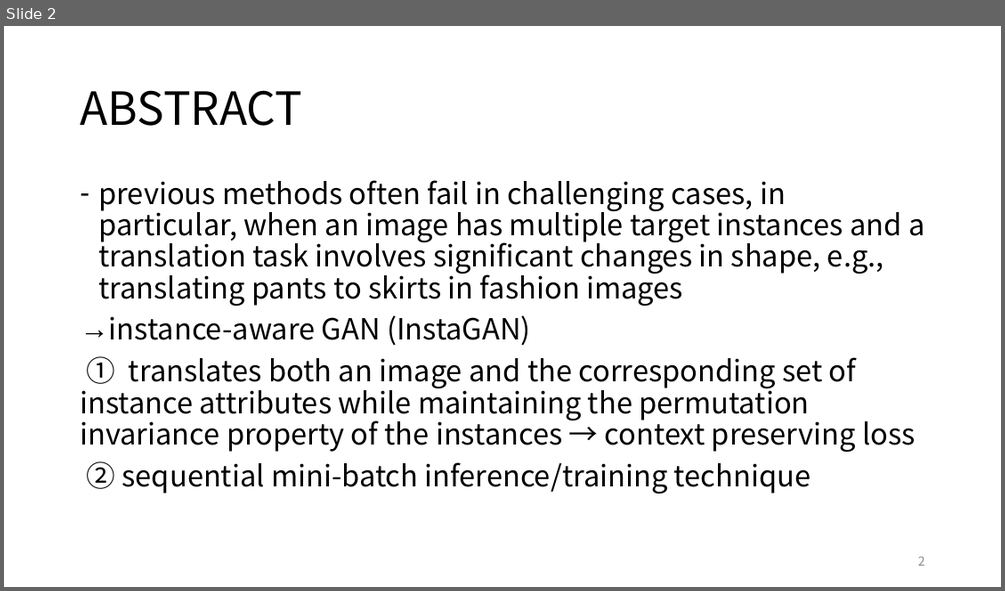
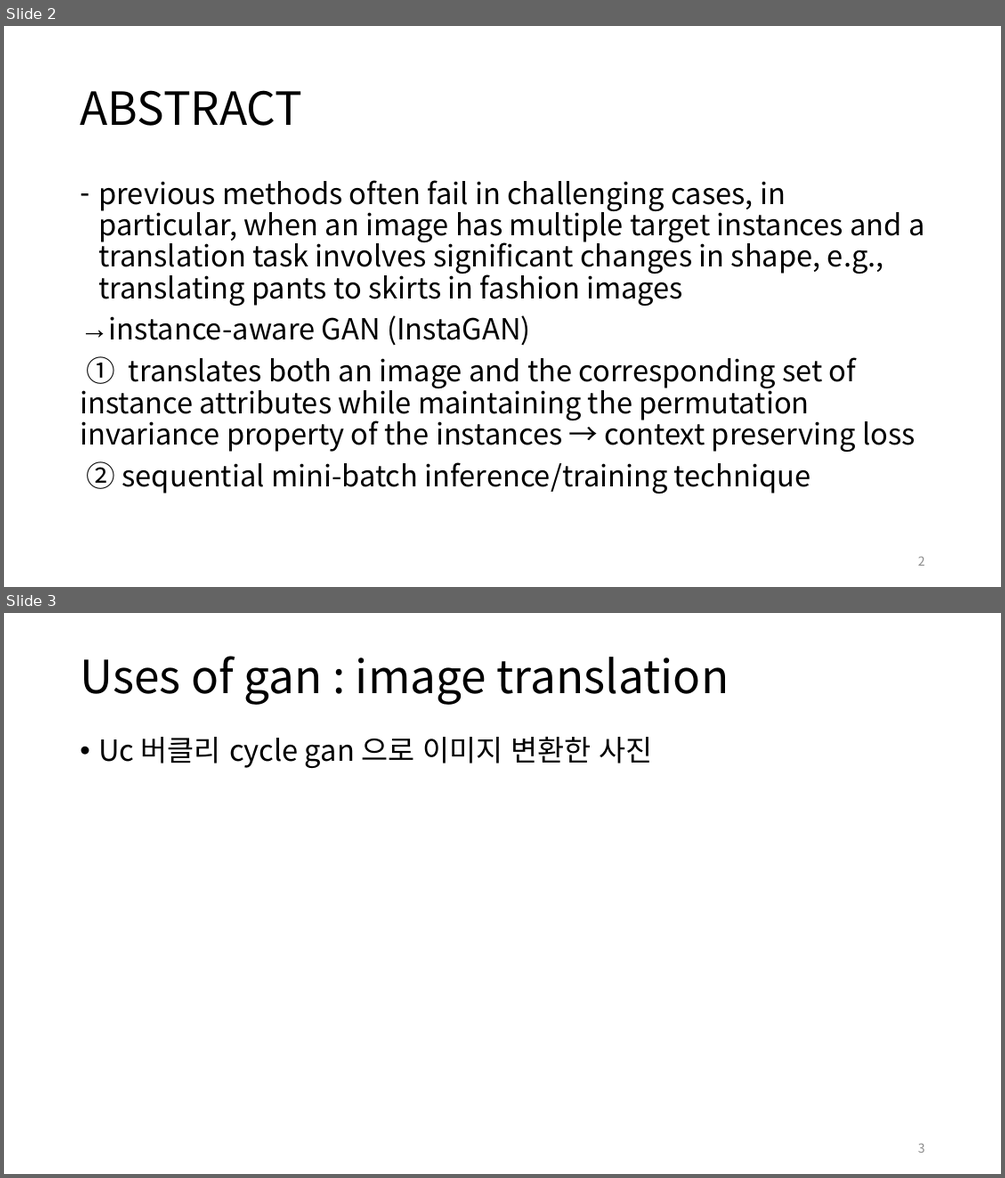
Before and after one commit to Yiujin/gradProject, a slide deck: paper/for_presentation.pptx. Shown one above the other, each under a label of ours: slide 2 before the commit, slides 2 and 3 after it. The pictures are 1005x591 and 1005x1178 pixels, drawn with LibreOffice and Linux fonts; fonts in the diff are those of the drawing. Boxes give left, top, right and bottom in pixels: in the first picture for what was removed or moved away, otherwise in the second. Text is boxed around its words. In the diff, an @@ line names an element or a change of style, - is before the commit and + after.

```diff
--- a/paper/for_presentation.pptx
+++ b/paper/for_presentation.pptx
@@ slide 3 added at bbox=[4, 613, 1001, 1174], background #FFFFFF @@
@@ title added at bbox=[80, 656, 729, 705], 44 pt, text #000000 @@
+Uses of gan : image translation
@@ text added at bbox=[98, 737, 653, 768], 28 pt, text #000000 @@
+• Uc 버클리 cycle gan 으로 이미지 변환한 사진
@@ page number added at bbox=[918, 1143, 925, 1152], 12 pt, text #8C8C8C @@
+3
```
Also in this commit, not shown: 3 other slides added, 4 slides removed, 1 other file.
